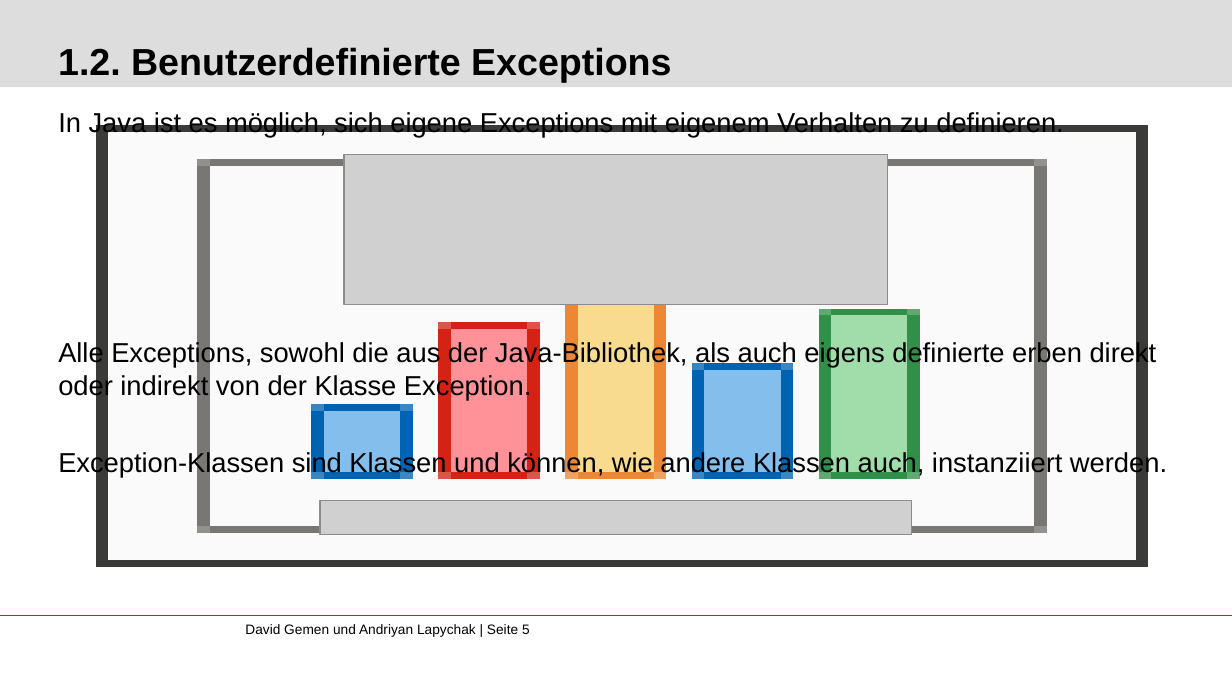
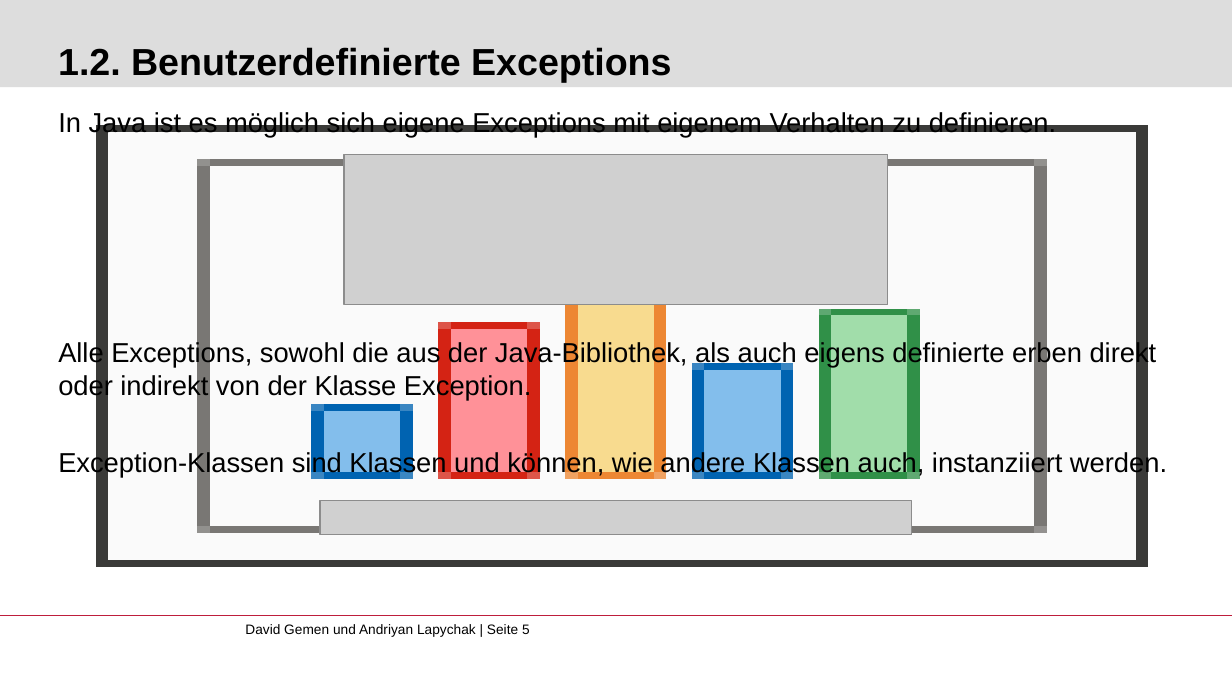
Before and after one commit to gemdav/Programmieren-1-Tutorium, a slide deck: slide 5 of slides/11_exceptions.pptx. Drawn at 1232x693 pixels with LibreOffice and Linux fonts; fonts in the diff are those of the drawing; grey boxes stand for pictures; background and template pictures are left out. Boxes give left, top, right and bottom in pixels: in the first picture for what was removed or moved away, otherwise in the second. Text is boxed around its words. In the diff, an @@ line names an element or a change of style, - is before the commit and + after.

```diff
--- a/slides/11_exceptions.pptx
+++ b/slides/11_exceptions.pptx
@@ text at [58, 112, 1056, 138]: text changed @@
-In Java ist es möglich, sich eigene Exceptions mit eigenem Verhalten zu definieren.
+In Java ist es möglich sich eigene Exceptions mit eigenem Verhalten zu definieren.
```
Also in this commit, not shown: 1 other slide changed, 50 other files.
